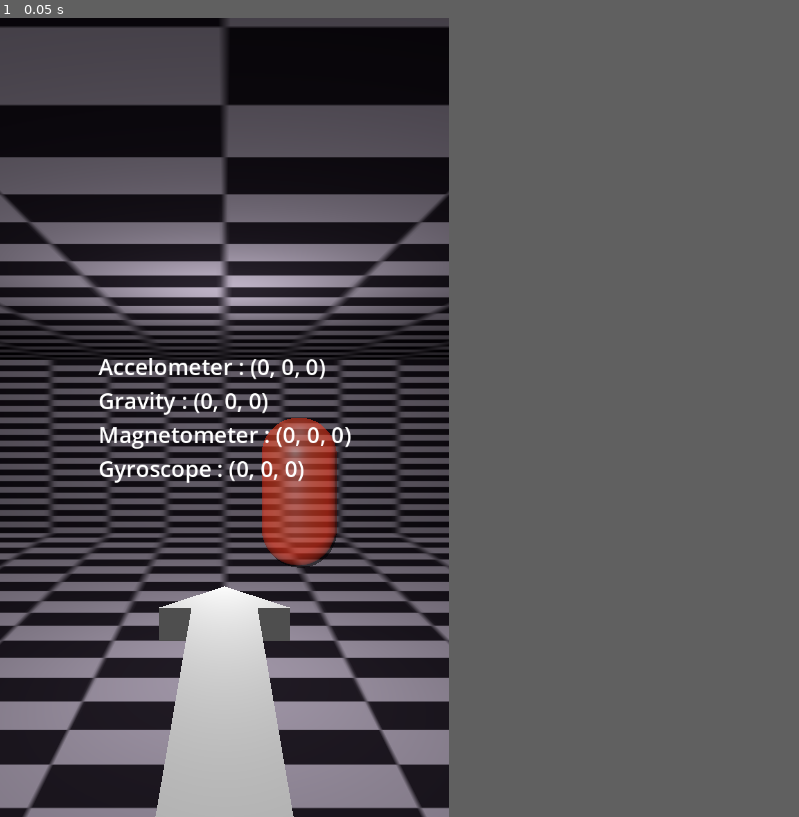
Above: before the commit, frame 1.
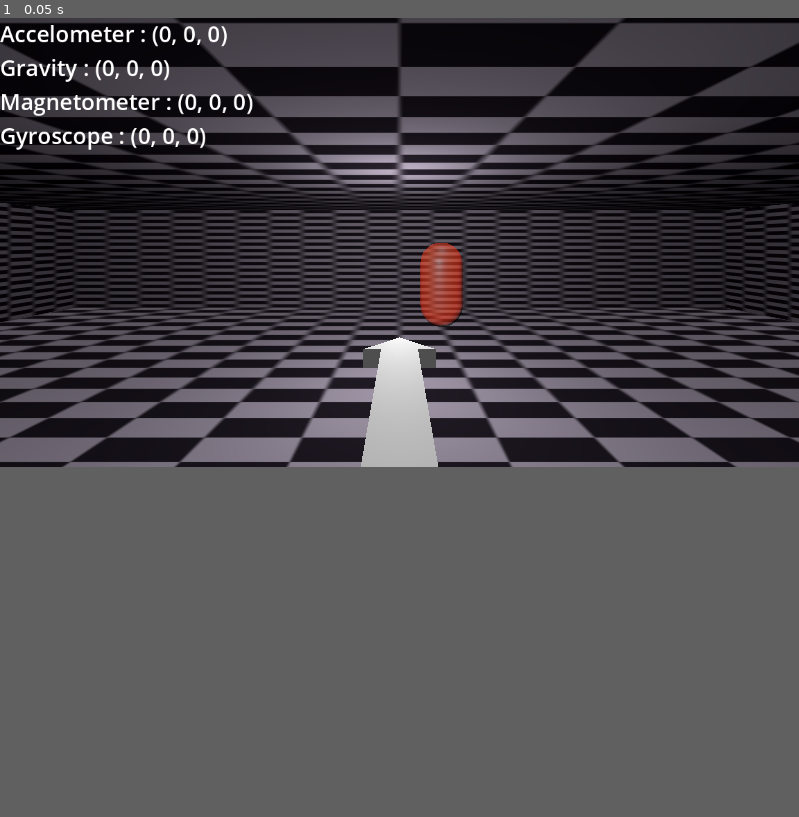
Above: after the commit, the same moment.

Repository: pkostic-dev/game-wraith-hunter
Game: Godot game, scene res://scenes/camera_test.tscn
The game is run twice, just before and just after one commit, with the same random seed, the same clock (stepped at 60 frames per second) and the same inputs. Before the commit the project starts from res://scenes/android_test.tscn.
Inputs:
- Up to frame 1 (0.05 s): no input
In our replay, the window is 449x799 before the commit and 799x449 after it. These sizes can differ from the game's own. Grey fills any space a smaller window leaves; there, only what the larger window draws over its background counts as a difference.

The runs differ from the first frame. In frame 1, 50% of the frame differs, in the area x 0-100%, y 0-100%.

Commit message:
Essai avec exemple Godot sensors

Diff:
--- /dev/null
+++ b/Wraith_Hunter/materials/pink_mat.tres
@@ -0,0 +1,4 @@
+[gd_resource type="StandardMaterial3D" format=3 uid="uid://cy0epn82idd8w"]
+
+[resource]
+albedo_color = Color(0.913725, 0.321569, 0.882353, 1)
--- a/Wraith_Hunter/project.godot
+++ b/Wraith_Hunter/project.godot
@@ -11,15 +11,9 @@
 [application]
 
 config/name="Wraith Hunter"
-run/main_scene="res://scenes/android_test.tscn"
+run/main_scene="res://scenes/camera_test.tscn"
 config/features=PackedStringArray("4.0", "Mobile")
 config/icon="res://icon.png"
-
-[display]
-
-window/size/viewport_width=648
-window/size/viewport_height=1152
-window/handheld/orientation=1
 
 [input]
 
--- a/Wraith_Hunter/scenes/android_test.tscn
+++ /dev/null
@@ -1,34 +0,0 @@
-[gd_scene load_steps=5 format=3 uid="uid://dgn16wprsbtm4"]
-
-[ext_resource type="PackedScene" uid="uid://cqco0h8wnlpdh" path="res://scenes/room.tscn" id="2_7jghq"]
-[ext_resource type="PackedScene" uid="uid://cvocegn4o1ppt" path="res://scenes/player.tscn" id="3_mn2ye"]
-[ext_resource type="PackedScene" uid="uid://bb2ccmgp0jn0u" path="res://scenes/ghost.tscn" id="4_utfa2"]
-
-[sub_resource type="GDScript" id="GDScript_xu81t"]
-script/source = "extends Node
-
-
-# Called when the node enters the scene tree for the first time.
-func _ready():
-	pass
-
-
-# Called every frame. 'delta' is the elapsed time since the previous frame.
-func _process(_delta):
-	pass
-
-"
-
-[node name="AndroidTest" type="Node3D"]
-script = SubResource("GDScript_xu81t")
-
-[node name="Room" parent="." instance=ExtResource("2_7jghq")]
-transform = Transform3D(1, 0, 0, 0, 1, 0, 0, 0, 1, -1, 0, 0)
-
-[node name="Player" parent="." instance=ExtResource("3_mn2ye")]
-transform = Transform3D(1, 0, 0, 0, 1, 0, 0, 0, 1, -1, 0, 4)
-
-[node name="Ghost" parent="." instance=ExtResource("4_utfa2")]
-transform = Transform3D(1, 0, 0, 0, 1, 0, 0, 0, 1, 0, 0, -3)
-
-[editable path="Player"]
--- /dev/null
+++ b/Wraith_Hunter/scenes/camera_test.tscn
@@ -0,0 +1,21 @@
+[gd_scene load_steps=4 format=3 uid="uid://dgn16wprsbtm4"]
+
+[ext_resource type="PackedScene" uid="uid://cqco0h8wnlpdh" path="res://scenes/room.tscn" id="1_u32qg"]
+[ext_resource type="PackedScene" uid="uid://cvocegn4o1ppt" path="res://scenes/player.tscn" id="2_cm8mn"]
+[ext_resource type="PackedScene" uid="uid://bb2ccmgp0jn0u" path="res://scenes/ghost.tscn" id="3_unwkd"]
+
+[node name="CameraTest" type="Node3D"]
+
+[node name="Room" parent="." instance=ExtResource("1_u32qg")]
+transform = Transform3D(1, 0, 0, 0, 1, 0, 0, 0, 1, -1, 0, 0)
+
+[node name="Player" parent="." instance=ExtResource("2_cm8mn")]
+transform = Transform3D(1, 0, 0, 0, 1, 0, 0, 0, 1, -1, 0, 4)
+
+[node name="VBoxContainer" parent="Player" index="2"]
+anchors_preset = 0
+
+[node name="Ghost" parent="." instance=ExtResource("3_unwkd")]
+transform = Transform3D(1, 0, 0, 0, 1, 0, 0, 0, 1, 0, 0, -3)
+
+[editable path="Player"]
--- a/Wraith_Hunter/scenes/player.tscn
+++ b/Wraith_Hunter/scenes/player.tscn
@@ -54,27 +54,20 @@
 
 [node name="Acc" type="Label" parent="VBoxContainer"]
 unique_name_in_owner = true
-offset_right = 40.0
-offset_bottom = 45.0
+layout_mode = 2
 theme_override_font_sizes/font_size = 32
 
 [node name="Grav" type="Label" parent="VBoxContainer"]
 unique_name_in_owner = true
-offset_top = 49.0
-offset_right = 40.0
-offset_bottom = 94.0
+layout_mode = 2
 theme_override_font_sizes/font_size = 32
 
 [node name="Mag" type="Label" parent="VBoxContainer"]
 unique_name_in_owner = true
-offset_top = 98.0
-offset_right = 40.0
-offset_bottom = 143.0
+layout_mode = 2
 theme_override_font_sizes/font_size = 32
 
 [node name="Gyro" type="Label" parent="VBoxContainer"]
 unique_name_in_owner = true
-offset_top = 147.0
-offset_right = 40.0
-offset_bottom = 192.0
+layout_mode = 2
 theme_override_font_sizes/font_size = 32
--- a/Wraith_Hunter/scenes/prototype_room.tscn
+++ /dev/null
@@ -1,15 +0,0 @@
-[gd_scene load_steps=4 format=3 uid="uid://di8a24h6rqh3y"]
-
-[ext_resource type="PackedScene" uid="uid://cqco0h8wnlpdh" path="res://scenes/room.tscn" id="1_flhmv"]
-[ext_resource type="PackedScene" uid="uid://bb2ccmgp0jn0u" path="res://scenes/ghost.tscn" id="2_s7e5f"]
-[ext_resource type="PackedScene" uid="uid://cvocegn4o1ppt" path="res://scenes/player.tscn" id="3_sfd7r"]
-
-[node name="PrototypeRoom" type="Node3D"]
-
-[node name="Room" parent="." instance=ExtResource("1_flhmv")]
-
-[node name="Ghost" parent="." instance=ExtResource("2_s7e5f")]
-transform = Transform3D(1, 0, 0, 0, 1, 0, 0, 0, 1, 0, 0, -2)
-
-[node name="Player" parent="." instance=ExtResource("3_sfd7r")]
-transform = Transform3D(1, 0, 0, 0, 1, 0, 0, 0, 1, 0, 0, 4)
--- /dev/null
+++ b/Wraith_Hunter/scenes/sensor_test.tscn
@@ -0,0 +1,7 @@
+[gd_scene load_steps=2 format=3 uid="uid://hk48rlm2ucgp"]
+
+[ext_resource type="PackedScene" uid="uid://cqco0h8wnlpdh" path="res://scenes/room.tscn" id="1_kc7w4"]
+
+[node name="SensorTest" type="Node3D"]
+
+[node name="Room" parent="." instance=ExtResource("1_kc7w4")]
--- /dev/null
+++ b/Wraith_Hunter/scenes/sensors.gd
@@ -0,0 +1,61 @@
+extends Node3D
+
+
+func _ready():
+	pass
+
+
+func _process(delta):
+	var acc = Input.get_accelerometer()
+	var mag = Input.get_magnetometer()
+
+	var gravity   = Input.get_gravity()
+	var gyroscope = Input.get_gyroscope()
+
+	$"%Acc".text = "Accelometer : " + str(acc)
+	$"%Grav".text = "Gravity : " + str(gravity)
+	$"%Mag".text = "Magnetometer : " + str(mag)
+	$"%Gyro".text = "Gyroscope : " + str(gyroscope)
+
+	var camera = $"%Camera3D"
+	var new_basis = rotate_by_gyro(gyroscope, camera.transform.basis, delta).orthonormalized()
+	print("Gyroscope :\t\t\t", str(gyroscope))
+	print("Gravity :\t\t\t", str(gravity))
+
+	print("Camera Basis :\t\t", str(camera.transform.basis))
+	print("New Basis :\t\t\t", str(new_basis))
+
+	camera.transform.basis = drift_correction(new_basis, gravity)
+	print("Drift Correction :\t", str(camera.transform.basis))
+	print()
+
+
+# This function takes our gyro input and update an orientation matrix accordingly
+# The gyro is special as this vector does not contain a direction but rather a
+# rotational velocity. This is why we multiply our values with delta.
+func rotate_by_gyro(p_gyro, p_basis, p_delta):
+	var rotate = Basis()
+
+	rotate = rotate.rotated(p_basis.x, -p_gyro.x * p_delta)
+	rotate = rotate.rotated(p_basis.y, -p_gyro.y * p_delta)
+	rotate = rotate.rotated(p_basis.z, -p_gyro.z * p_delta)
+
+	return rotate * p_basis
+
+
+# This function corrects the drift in our matrix by our gravity vector
+func drift_correction(p_basis, p_grav):
+	# as always, make sure our vector is normalized but also invert as our gravity points down
+	var real_up = -p_grav.normalized()
+
+	# start by calculating the dot product, this gives us the cosine angle between our two vectors
+	var dot = p_basis.y.dot(real_up)
+
+	# if our dot is 1.0 we're good
+	if (dot < 1.0):
+		# the cross between our two vectors gives us a vector perpendicular to our two vectors
+		var axis = p_basis.y.cross(real_up).normalized()
+		var correction = Basis(axis, acos(dot))
+		p_basis = correction * p_basis
+
+	return p_basis
--- /dev/null
+++ b/Wraith_Hunter/scenes/sensors.tscn
@@ -0,0 +1,9 @@
+[gd_scene load_steps=2 format=3 uid="uid://clcgyetgmy7ue"]
+
+[ext_resource type="Script" path="res://scenes/sensors.gd" id="1_lxj0k"]
+
+[node name="Sensors" type="Node3D"]
+script = ExtResource("1_lxj0k")
+
+[node name="Camera3D" type="Camera3D" parent="."]
+transform = Transform3D(1, 0, 0, 0, 0.866025, 0.5, 0, -0.5, 0.866025, 0.5, 2, 2)
--- /dev/null
+++ b/Wraith_Hunter/scenes/sound_test.tscn
@@ -0,0 +1,15 @@
+[gd_scene load_steps=4 format=3 uid="uid://b4tefygxwbv7y"]
+
+[ext_resource type="PackedScene" uid="uid://cqco0h8wnlpdh" path="res://scenes/room.tscn" id="1_qjqie"]
+[ext_resource type="PackedScene" uid="uid://bb2ccmgp0jn0u" path="res://scenes/ghost.tscn" id="2_20asv"]
+[ext_resource type="PackedScene" uid="uid://cvocegn4o1ppt" path="res://scenes/player.tscn" id="3_htjd8"]
+
+[node name="SoundTest" type="Node3D"]
+
+[node name="Room" parent="." instance=ExtResource("1_qjqie")]
+
+[node name="Ghost" parent="." instance=ExtResource("2_20asv")]
+transform = Transform3D(1, 0, 0, 0, 1, 0, 0, 0, 1, 0, 0, -2)
+
+[node name="Player" parent="." instance=ExtResource("3_htjd8")]
+transform = Transform3D(1, 0, 0, 0, 1, 0, 0, 0, 1, 0, 0, 4)
